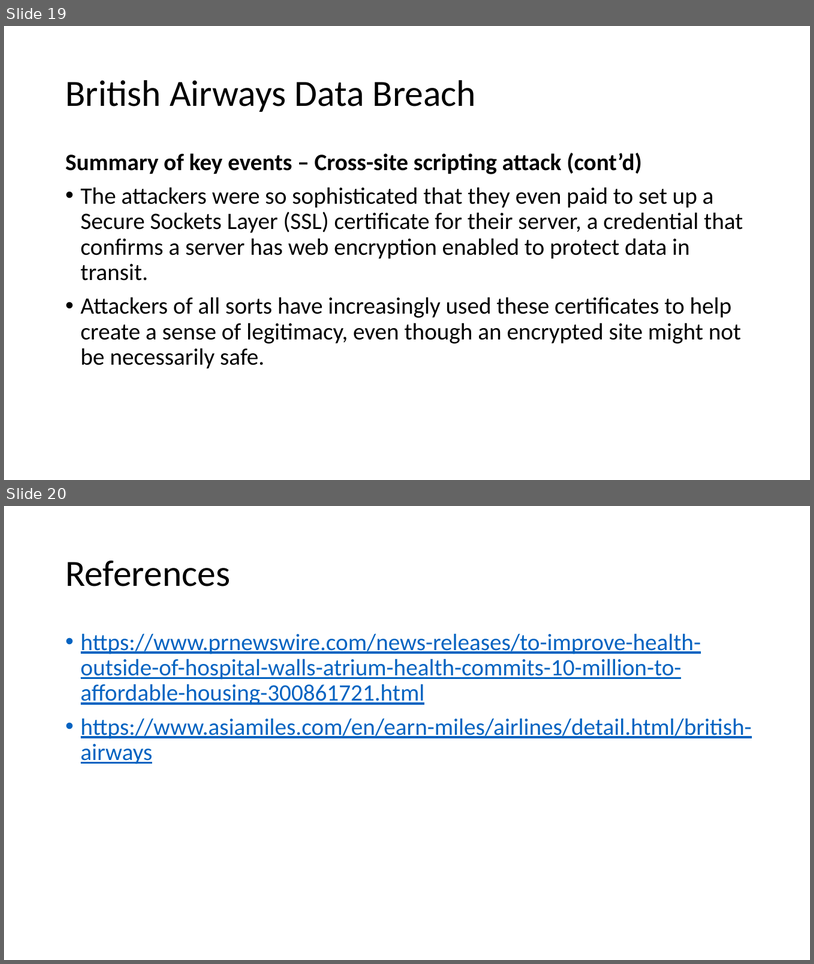
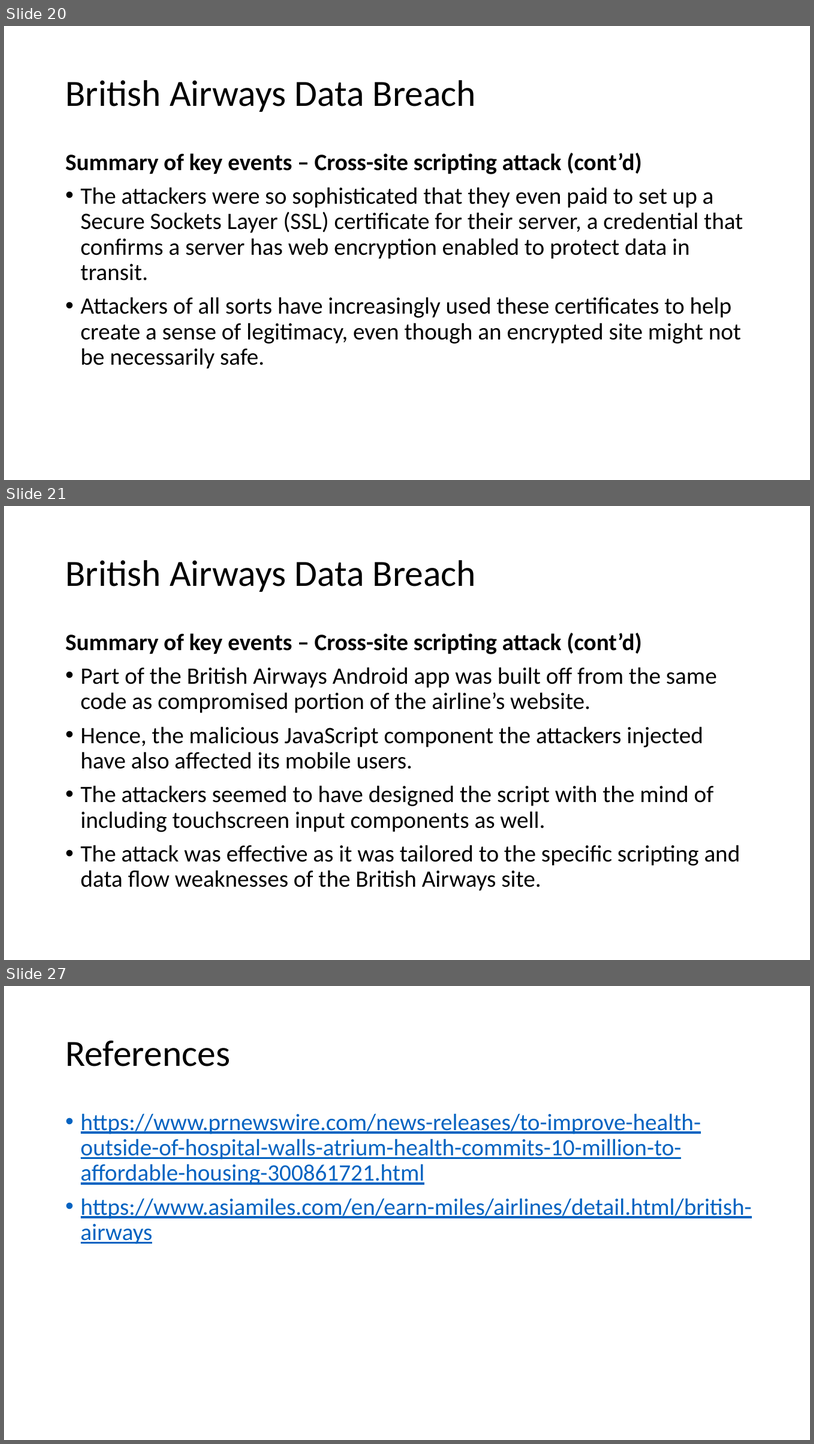
Before and after one commit to nicholasneo78/regression-analysis, a slide deck: CE4062-project.pptx. Shown one above the other, each under a label of ours: slides 19 and 20 before the commit, slides 20, 21 and 27 after it; the slides between them are not shown. The pictures are 814x964 and 814x1444 pixels, drawn with LibreOffice and Linux fonts; fonts in the diff are those of the drawing. Boxes give left, top, right and bottom in pixels: in the first picture for what was removed or moved away, otherwise in the second. Text is boxed around its words. In the diff, an @@ line names an element or a change of style, - is before the commit and + after.

```diff
--- a/CE4062-project.pptx
+++ b/CE4062-project.pptx
@@ slide 21 added at (4, 506, 810, 960), background #FFFFFF @@
@@ title added at (65, 560, 477, 592), 44 pt, text #000000 @@
+British Airways Data Breach
@@ text added at (65, 633, 741, 891), 28 pt, text #000000 @@
+Summary of key events – Cross-site scripting attack (cont’d)
+• Part of the British Airways Android app was built off from the same code as compromised portion of the airline’s website.
+• Hence, the malicious JavaScript component the attackers injected have also affected its mobile users.
+• The attackers seemed to have designed the script with the mind of including touchscreen input components as well.
+• The attack was effective as it was tailored to the specific scripting and data flow weaknesses of the British Airways site.
@@ what was slide 19 is now slide 20 @@
@@ what was slide 20 is now slide 27 @@
```
Also in this commit, not shown: 4 slides changed, 6 other slides added.
